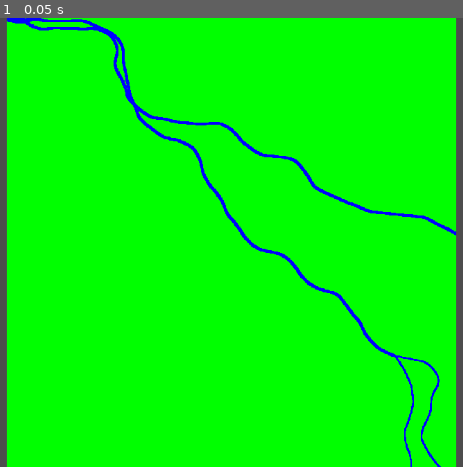
Above: before the commit, frame 1.
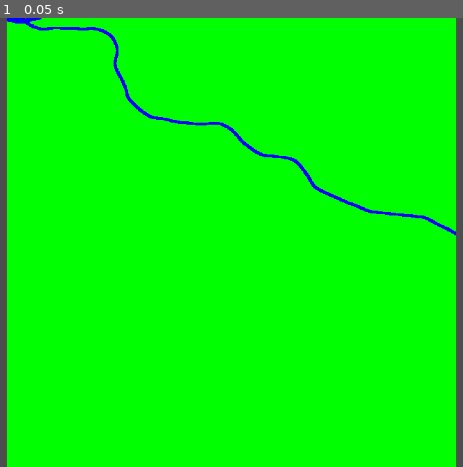
Above: after the commit, the same moment.

Repository: frxedlxver/godotProcGen
Game: Godot game, scene res://src/noise_vis.tscn
The game is run twice, just before and just after one commit, with the same random seed, the same clock (stepped at 60 frames per second) and the same inputs.
Inputs:
- Up to frame 1 (0.05 s): no input

The runs differ from the first frame. In frame 1, 1.3% of the frame differs, in the area x 7-96%, y 0-100%.

Commit message:
added iterations to river

Diff:
--- a/src/River.gd
+++ b/src/River.gd
@@ -6,6 +6,7 @@
 
 var parent_river : River
 var children : Array[River] = []
+var iterations : int = 0
 
 var start_point : Vector2i = Vector2i.ZERO
 var split_point_chance = 0.5
@@ -27,7 +28,8 @@
 
 	var main_path : Array[Vector2i] = worm.path
 
-	if max_width > min_width:
+
+	if iterations > 0 && max_width > min_width:
 		split_points = find_split_points(main_path)
 		print(split_points)
 		print("finding split");
@@ -35,6 +37,7 @@
 		for point in split_points:
 			target_point = Vector2i(Vector2(target_point).rotated(deg_to_rad(randf_range(-10, 10))))
 			var new_child = River.new()
+			new_child.iterations = iterations - 1
 			new_child.parent_river = self
 			children.append(new_child)
 			new_child.create_river(point, target_point, bounds, min_width, max_width - 1)
--- a/src/noise_test_2D.gd
+++ b/src/noise_test_2D.gd
@@ -26,6 +26,7 @@
 	image = ImageProcessing.resize_2D(image, size, size)
 
 func test_river():
+	river.iterations = 2
 	river.create_river(Vector2i.ZERO, image.get_size(), image.get_size(), 2, 6)
 
 	for point in river.get_all_points():
